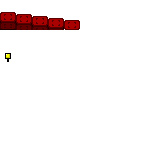
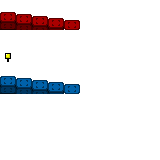
Layered file, before and after one edit (160x160). Changes by layer:
painted on "Hintergrund" over 0, 76, 80, 94
